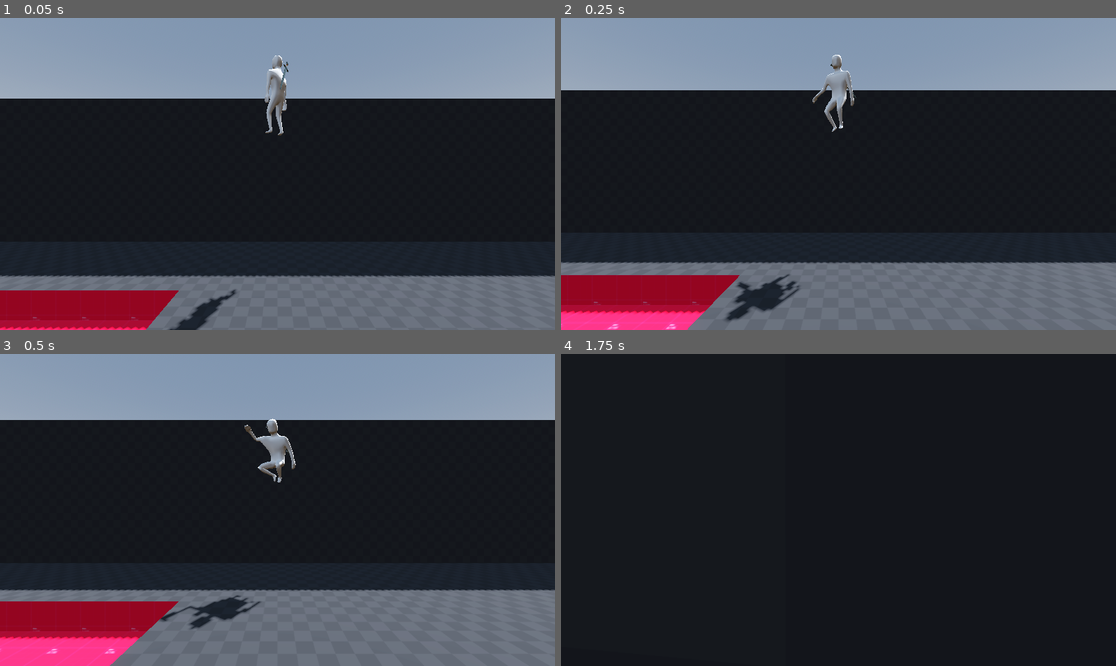
Above: before the commit, frames 1-4 (two rows, left to right).
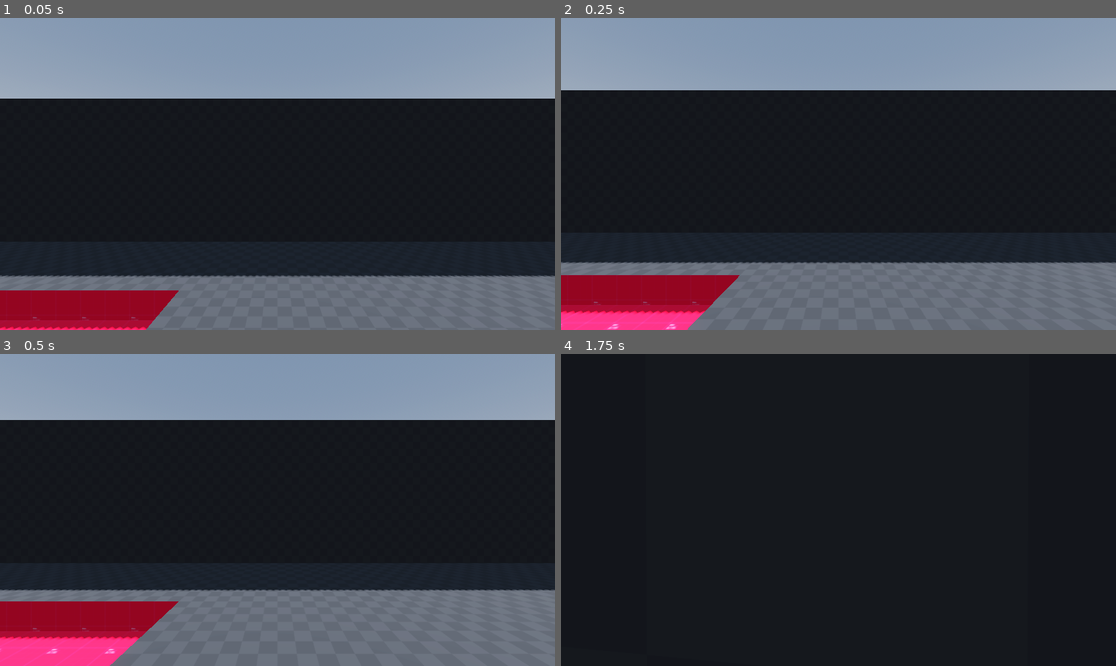
Above: after the commit, the same moments.

Repository: Dempsey845/companion
Game: Godot game, scene res://Scenes/world.tscn
Two runs of this game, one before a commit and one after it. Both use one fixed random seed, a clock stepped at 60 frames per second and the inputs below.
Inputs (mouse positions are in pixels of both pictures, inside the frame that each line leads up to):
- Up to frame 1 (0.05 s): no input
- Up to frame 2 (0.25 s): no input
- Up to frame 3 (0.5 s): no input
- Up to frame 4 (1.75 s): move the mouse to (866, 510) at 0.52 s; hold Shift (sprint) 0.53-1.28 s; hold W (move_forward) from 0.53 s (still down); tap Space (jump) at 0.77, 1.52 s; move the mouse to (810, 510) at 1.27 s; tap Shift (sprint) at 1.35 s

The runs differ from the first frame. In frame 1, 1.0% of the frame differs, in the area x 30-52%, y 12-100%; in frame 2, 1.4%, in the area x 29-54%, y 11-98%; in frame 3, 1.3%; in frame 4, less than 0.1%.

Commit message:
Created a target search system for NPCs that can filter by NPC, Player or both. Intergrated this into the chase/wander states of the NPCs and improved their combat.

Diff:
--- a/Entity/NPC/States/npc_chase_state.gd
+++ b/Entity/NPC/States/npc_chase_state.gd
@@ -1,18 +1,20 @@
 extends State
 
-@export var target: Node3D
 @export var attack_distance: float = 2.0
+@export var min_attack_seperation_distance: float = 1.25
 @export var weapon_manager: NPCWeaponManager
 @export var skeleton: HumanoidSkeleton
+@export var target_search_area: NPCTargetSearchArea
 
 @onready var target_update_timer: Timer = $TargetUpdateTimer
 @onready var attack_distance_sq = attack_distance * attack_distance
 @onready var distance_check_timer: Timer = $DistanceCheckTimer
 @onready var wander_state: Node = $"../WanderState"
 
+var target: Node3D
 var minimum_chase_duration: float = 5.0
 var chase_time: float = 0.0
-
+var attack_time: float = 0.0
 var can_attack: bool
 
 func _ready() -> void:
@@ -24,6 +26,12 @@
 		push_error("This State is only compatible with NPC's!")
 
 	chase_time = 0.0
+
+	if target == null:
+		target = target_search_area.find_closest_target()
+		if target == null:
+			state_machine.change_state(wander_state)
+			return
 
 	sheath_weapon.call_deferred()
 
@@ -51,21 +59,46 @@
 	chase_time += delta
 
 func exit():
+	target = null
 	actor.move = false
+	attack_time = 0.0
 	target_update_timer.stop()
 	distance_check_timer.stop()
 	actor.clear_look_target()
 	withdraw_weapon()
 
 func _on_target_update_timer_timeout():
-	actor.set_target_position(target.global_position)
-	actor.move = true
+	var distance_to_target = actor.global_position.distance_to(target.global_position)
+
+	if distance_to_target > attack_distance:
+		# Move closer
+		actor.set_target_position(target.global_position)
+		actor.move = true
+	elif distance_to_target < min_attack_seperation_distance:
+		# Move backwards
+		var retreat_direction = (actor.global_position - target.global_position).normalized()
+		actor.set_target_position(
+			actor.global_position + retreat_direction * 2.0
+		)
+		actor.move = true
+	else:
+		# Ideal range
+		actor.move = false
+
 
 func _on_distance_check_timer_timeout():
 	var distance_sq_to_target = actor.global_position.distance_squared_to(target.global_position)
-	print(distance_sq_to_target)
 
-	if distance_sq_to_target < attack_distance_sq and can_attack:
+	# Attack when within attack range but not too close
+	if (
+		distance_sq_to_target < attack_distance_sq
+		and distance_sq_to_target > min_attack_seperation_distance * min_attack_seperation_distance
+		and can_attack
+	):
 		weapon_manager.try_use_current_weapon()
-	if distance_sq_to_target > 80 and chase_time > minimum_chase_duration:
+		attack_time += distance_check_timer.wait_time
+	else:
+		attack_time = 0.0
+
+	if distance_sq_to_target > 80.0 and chase_time > minimum_chase_duration:
 		state_machine.change_state(wander_state)
--- a/Entity/NPC/States/npc_wander_state.gd
+++ b/Entity/NPC/States/npc_wander_state.gd
@@ -10,24 +10,37 @@
 @export var wander_radius: float = 10.0
 @export var wander_wait_time: float = 2.0
 @export var points_of_interest: PointsOfInterest
+@export var target_search_area: NPCTargetSearchArea
 
 @onready var wait_timer: Timer = $WaitTimer
+@onready var chase_state: Node = $"../ChaseState"
+@onready var target_search_timer: Timer = $TargetSearchTimer
 
 var destination: Vector3
 var current_poi: PointOfInterest
 
 func _ready() -> void:
 	wait_timer.timeout.connect(_on_wait_timer_timeout)
+	target_search_timer.timeout.connect(_on_target_search_timer_timeout)
+
+	if points_of_interest == null:
+		points_of_interest = get_tree().get_nodes_in_group("points_of_interest").pick_random()
+
+	connect_navigation_finished.call_deferred()
+
+func connect_navigation_finished():
+	actor.navigation_finished.connect(_on_navigation_finished)
 
 func enter():
 	if actor is not NPC:
 		push_error("This State is only compatible with NPC's!")
 
 	wait_timer.start()
-	actor.navigation_finished.connect(_on_navigation_finished)
+	target_search_timer.start()
 
 func exit():
 	wait_timer.stop()
+	target_search_timer.stop()
 
 func pick_new_destination() -> void:
 	match wander_type:
@@ -61,3 +74,9 @@
 		current_poi = null
 
 	wait_timer.start()
+
+func _on_target_search_timer_timeout():
+	var closest_target := target_search_area.find_closest_target()
+	if closest_target:
+		chase_state.target = closest_target
+		state_machine.change_state(chase_state)
--- a/Entity/NPC/npc_ai.tscn
+++ b/Entity/NPC/npc_ai.tscn
@@ -11,6 +11,7 @@
 [ext_resource type="Script" uid="uid://n16pks25wcsu" path="res://Entity/NPC/npc_weapon_manager.gd" id="9_tayem"]
 [ext_resource type="Script" uid="uid://4bmub7i6ig7h" path="res://Entity/NPC/npc_item_manager.gd" id="10_bcm3m"]
 [ext_resource type="Resource" uid="uid://c74dvywyw7wyj" path="res://Items/Weapons/Swords/iron_sword.tres" id="11_vasbk"]
+[ext_resource type="Script" uid="uid://blk50mmexxv2" path="res://Entity/NPC/npc_target_search_area.gd" id="12_vasbk"]
 
 [sub_resource type="StandardMaterial3D" id="StandardMaterial3D_1sih6"]
 albedo_color = Color(0, 0.46666667, 1, 1)
@@ -23,6 +24,9 @@
 
 [sub_resource type="CapsuleShape3D" id="CapsuleShape3D_pfc2p"]
 radius = 0.3
+
+[sub_resource type="SphereShape3D" id="SphereShape3D_ppcqs"]
+radius = 5.0
 
 [node name="NPC_AI" type="CharacterBody3D" unique_id=1515252757]
 collision_layer = 8
@@ -41,17 +45,18 @@
 
 [node name="StateMachine" type="Node" parent="." unique_id=2095926968 node_paths=PackedStringArray("initial_state")]
 script = ExtResource("2_fmdth")
-initial_state = NodePath("ChaseState")
+initial_state = NodePath("WanderState")
 metadata/_custom_type_script = "uid://cy8cw242qaxcb"
 
 [node name="IdleState" type="Node" parent="StateMachine" unique_id=756588674]
 script = ExtResource("3_cpmln")
 metadata/_custom_type_script = "uid://b338yemjg6aum"
 
-[node name="ChaseState" type="Node" parent="StateMachine" unique_id=969530027 node_paths=PackedStringArray("weapon_manager", "skeleton")]
+[node name="ChaseState" type="Node" parent="StateMachine" unique_id=969530027 node_paths=PackedStringArray("weapon_manager", "skeleton", "target_search_area")]
 script = ExtResource("4_cpmln")
 weapon_manager = NodePath("../../NPCWeaponManager")
 skeleton = NodePath("../../HumanoidSkeleton")
+target_search_area = NodePath("../../TargetSearchArea")
 metadata/_custom_type_script = "uid://b338yemjg6aum"
 
 [node name="TargetUpdateTimer" type="Timer" parent="StateMachine/ChaseState" unique_id=1949210494]
@@ -60,14 +65,17 @@
 [node name="DistanceCheckTimer" type="Timer" parent="StateMachine/ChaseState" unique_id=1800656302]
 wait_time = 0.2
 
-[node name="WanderState" type="Node" parent="StateMachine" unique_id=1982750093]
+[node name="WanderState" type="Node" parent="StateMachine" unique_id=1982750093 node_paths=PackedStringArray("target_search_area")]
 script = ExtResource("5_wfllg")
 wander_type = 1
+target_search_area = NodePath("../../TargetSearchArea")
 metadata/_custom_type_script = "uid://b338yemjg6aum"
 
 [node name="WaitTimer" type="Timer" parent="StateMachine/WanderState" unique_id=2079812908]
 wait_time = 2.0
 one_shot = true
+
+[node name="TargetSearchTimer" type="Timer" parent="StateMachine/WanderState" unique_id=391780086]
 
 [node name="NPCWeaponManager" type="Node" parent="." unique_id=1915033598 node_paths=PackedStringArray("item_manager", "humanoid_skeleton")]
 script = ExtResource("9_tayem")
@@ -83,7 +91,6 @@
 one_shot = true
 
 [node name="NavigationAgent3D" type="NavigationAgent3D" parent="." unique_id=1595698999]
-target_desired_distance = 2.0
 debug_enabled = true
 
 [node name="ForwardRay" type="RayCast3D" parent="." unique_id=30863353]
@@ -109,3 +116,12 @@
 transform = Transform3D(-0.9659258, 0, -0.25881898, 0, 1, 0, 0.25881898, 0, -0.9659258, 0, 0, 0)
 npc = NodePath("..")
 air_tracker = NodePath("../NPCAirState")
+
+[node name="TargetSearchArea" type="Area3D" parent="." unique_id=1651124830]
+collision_layer = 0
+collision_mask = 12
+monitorable = false
+script = ExtResource("12_vasbk")
+
+[node name="CollisionShape3D" type="CollisionShape3D" parent="TargetSearchArea" unique_id=1584643819]
+shape = SubResource("SphereShape3D_ppcqs")
--- /dev/null
+++ b/Entity/NPC/npc_target_search_area.gd
@@ -0,0 +1,33 @@
+class_name NPCTargetSearchArea
+extends Area3D
+
+enum TargetFilter
+{
+	NPC,
+	Player,
+	Both
+}
+
+@export var target_filter: TargetFilter
+
+func find_closest_target() -> Node3D:
+	var overlapping_bodies := get_overlapping_bodies()
+
+	overlapping_bodies = overlapping_bodies.filter(func(body): return body != get_parent())
+
+	match target_filter:
+		TargetFilter.NPC:
+			overlapping_bodies = overlapping_bodies.filter(func(body): return body is NPC)
+		TargetFilter.Player:
+			overlapping_bodies = overlapping_bodies.filter(func(body): return body is Player)
+
+	var closest_distance_sq := -1.0
+	var closest_target: Node3D = null
+
+	for body in overlapping_bodies:
+		var distance_to_target_sq = global_position.distance_squared_to(body.global_position)
+		if distance_to_target_sq > closest_distance_sq:
+			closest_target = body
+			closest_distance_sq = distance_to_target_sq
+
+	return closest_target
--- a/Scenes/world.tscn
+++ b/Scenes/world.tscn
@@ -99,16 +99,7 @@
 [node name="Player" parent="." unique_id=1685154727 instance=ExtResource("1_a02cp")]
 transform = Transform3D(1, 0, 0, 0, 1, 0, 0, 0, 1, 0, 1, 0)
 
-[node name="NPC_AI" parent="." unique_id=1515252757 instance=ExtResource("4_8j60k")]
-transform = Transform3D(1, 0, 0, 0, 1, 0, 0, 0, 1, 0, 4, -6)
-
-[node name="ChaseState" parent="NPC_AI/StateMachine" parent_id_path=PackedInt32Array(1515252757, 2095926968) index="1" unique_id=969530027 node_paths=PackedStringArray("target")]
-target = NodePath("../../../Player")
-
-[node name="WanderState" parent="NPC_AI/StateMachine" parent_id_path=PackedInt32Array(1515252757, 2095926968) index="2" unique_id=1982750093 node_paths=PackedStringArray("points_of_interest")]
-points_of_interest = NodePath("../../../PointsOfInterest")
-
-[node name="PointsOfInterest" type="Node3D" parent="." unique_id=280479569]
+[node name="PointsOfInterest" type="Node3D" parent="." unique_id=280479569 groups=["points_of_interest"]]
 script = ExtResource("5_5ukr8")
 
 [node name="PointOfInterest" type="Marker3D" parent="PointsOfInterest" unique_id=1475010119]
@@ -128,4 +119,8 @@
 observation_duration = 3.0
 metadata/_custom_type_script = "uid://dsnnflyfh225g"
 
-[editable path="NPC_AI"]
+[node name="NPC_AI" parent="." unique_id=1515252757 instance=ExtResource("4_8j60k")]
+transform = Transform3D(1, 0, 0, 0, 1, 0, 0, 0, 1, -5, 3, 4)
+
+[node name="NPC_AI2" parent="." unique_id=659543452 instance=ExtResource("4_8j60k")]
+transform = Transform3D(1, 0, 0, 0, 1, 0, 0, 0, 1, 3, 3, 2)
--- a/project.godot
+++ b/project.godot
@@ -14,6 +14,10 @@
 run/main_scene="uid://dena2tp786tpj"
 config/features=PackedStringArray("4.6", "Forward Plus")
 config/icon="res://icon.svg"
+
+[global_group]
+
+points_of_interest=""
 
 [input]
 
Binary file added: Entity/NPC/Humanoid/Humanoid.fbx
Not shown, added: Entity/NPC/Humanoid/Humanoid.fbx.import
Not shown, added: Entity/NPC/npc_target_search_area.gd.uid
